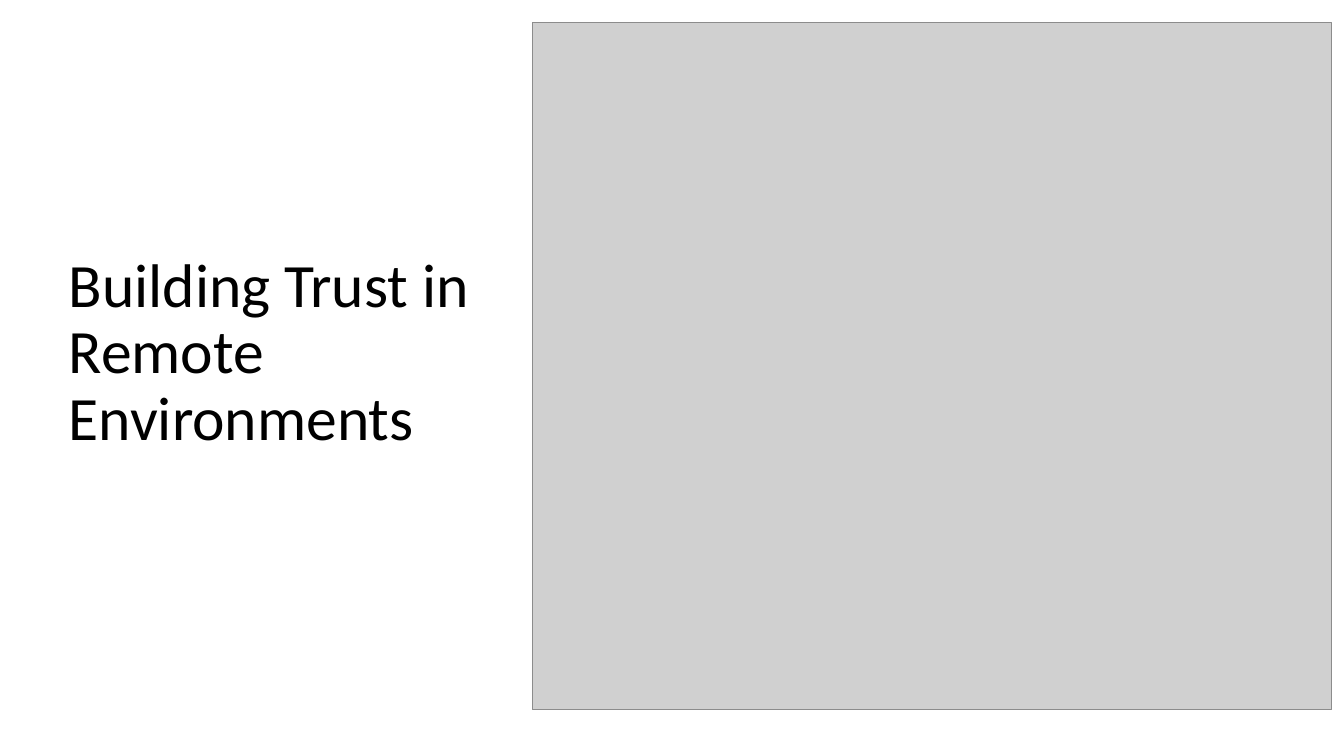
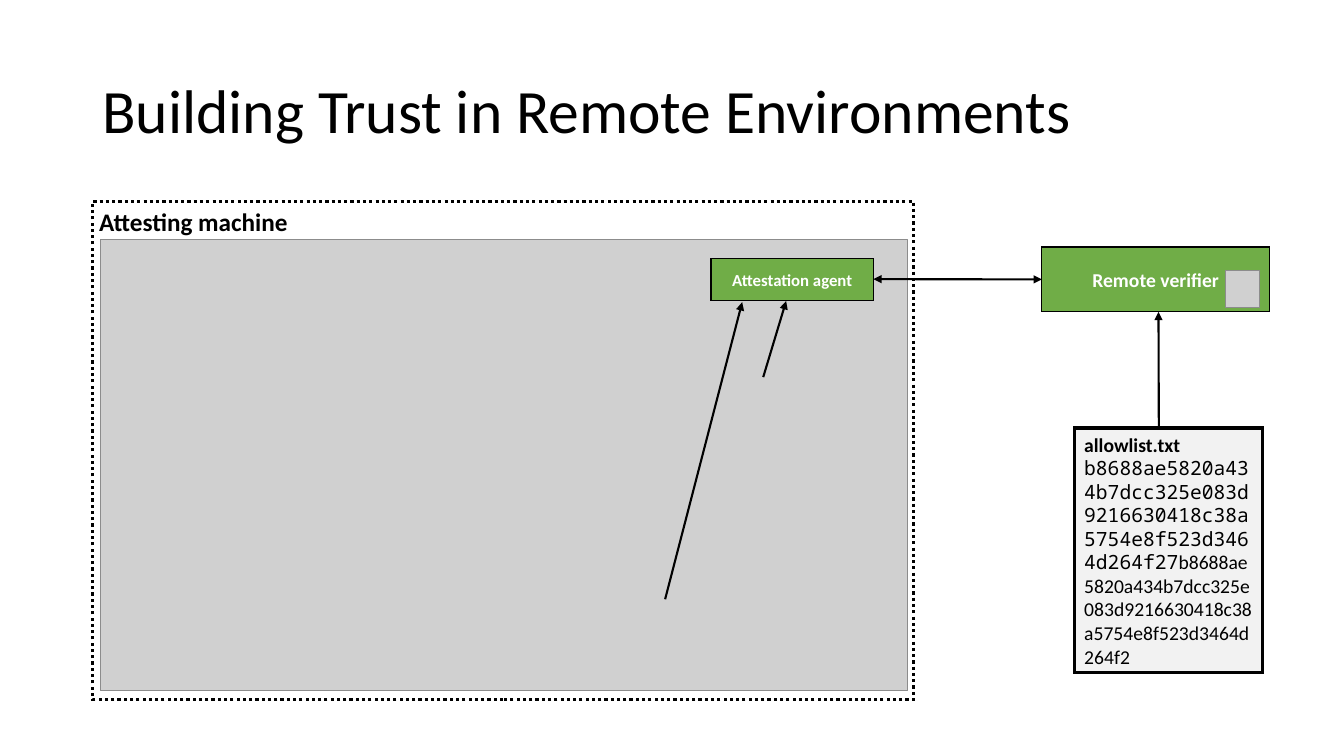
Before and after one commit to avery-blanchard/LPC23-containers, a slide deck: slide 7 of LPC-Containers.pptx (slide 6 before the commit). Drawn at 1344x756 pixels with LibreOffice and Linux fonts; fonts in the diff are those of the drawing; grey boxes stand for pictures. Boxes give left, top, right and bottom in pixels: in the first picture for what was removed or moved away, otherwise in the second. Text is boxed around its words. In the diff, an @@ line names an element or a change of style, - is before the commit and + after.

Commit message:
Update slides

```diff
--- a/LPC-Containers.pptx
+++ b/LPC-Containers.pptx
@@ picture removed at bbox=[532, 22, 1332, 710] @@
@@ title "Building Trust in Remote Environments" rewrapped from bbox=[69, 264, 468, 441] to bbox=[102, 90, 1071, 144] @@
@@ rectangle added at bbox=[93, 202, 914, 700], outline #000000 2.25 pt dashed @@
@@ text added at bbox=[99, 213, 287, 236], 18 pt, text #000000, bold @@
+Attesting machine
@@ picture added at bbox=[101, 240, 908, 692] @@
@@ rectangle added at bbox=[711, 258, 873, 300], fill #70AD47, outline #000000 1 pt, 12 pt, text #FFFFFF, bold @@
+Attestation agent
@@ rectangle added at bbox=[1042, 247, 1269, 312], fill #70AD47, outline #000000 1 pt, 14 pt, text #FFFFFF, bold @@
+Remote verifier
@@ double arrow added from (873, 279) to (1043, 279), #000000 1.5 pt @@
@@ picture added at bbox=[1226, 271, 1259, 308] @@
@@ arrow added from (665, 600) to (742, 302), #000000 1.5 pt @@
@@ arrow added from (763, 377) to (786, 301), #000000 1.5 pt @@
@@ arrow added from (1159, 429) to (1158, 312), #000000 1.5 pt @@
@@ rectangle added at bbox=[1075, 429, 1263, 674], fill #F2F2F2, outline #000000 2.25 pt, 14 pt, text #000000 @@
+allowlist.txt
+b8688ae5820a434b7dcc325e083d9216630418c38a5754e8f523d3464d264f27b8688ae5820a434b7dcc325e083d9216630418c38a5754e8f523d3464d264f2
```
Also in this commit, not shown: 1 other slide changed, 29 slides added, 6 slides removed, 2 other files.
